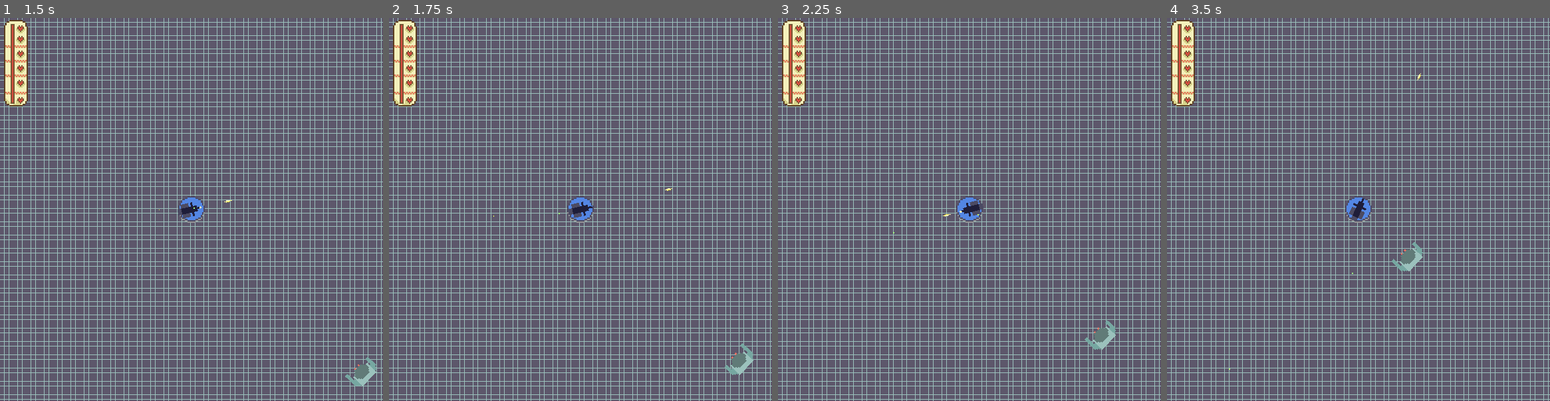
Above: before the commit, frames 1-4 (left to right).
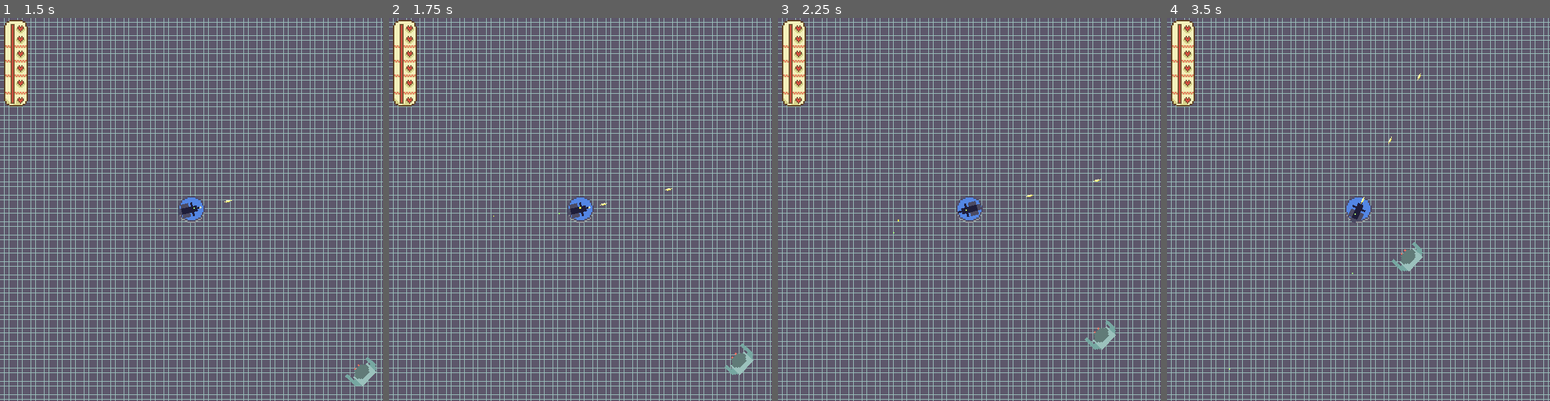
Above: after the commit, the same moments.

Repository: MARIUCHINAS/Turrets-Bluff
Game: Godot game, scene res://Scenes/main.tscn
Two runs of this game, one before a commit and one after it. Both use one fixed random seed, a clock stepped at 60 frames per second and the inputs below.
Inputs (mouse positions are in pixels of both pictures, inside the frame that each line leads up to):
- Up to frame 1 (1.5 s): click "Start Game" at 0.5 s; move the mouse to (275, 190) at 1.27 s; press the mouse at (275, 190) at 1.28 s
- Up to frame 2 (1.75 s): no input
- Up to frame 3 (2.25 s): move the mouse to (892, 228) at 2.02 s; release the mouse at (892, 228) at 2.03 s; click (892, 228) at 2.1 s
- Up to frame 4 (3.5 s): move the mouse to (1396, 125) at 2.77 s; press the mouse at (1396, 125) at 2.78 s

Frame 1 is identical in both runs. In frame 2, less than 0.1% of the frame differs, in the area x 46-57%, y 47-53%; in frame 3, less than 0.1%, in the area x 31-85%, y 42-54%; in frame 4, less than 0.1%.

Commit message:
Added Particles

Diff:
--- a/Scenes/bullet.tscn
+++ b/Scenes/bullet.tscn
@@ -33,3 +33,13 @@
 [node name="CollisionShape2D" type="CollisionShape2D" parent="."]
 rotation = 1.5708
 shape = SubResource("CapsuleShape2D_5x6sr")
+
+[node name="VisibleOnScreenNotifier2D" type="VisibleOnScreenNotifier2D" parent="."]
+
+[node name="Timer" type="Timer" parent="."]
+wait_time = 5.0
+one_shot = true
+autostart = true
+
+[connection signal="screen_exited" from="VisibleOnScreenNotifier2D" to="." method="_on_visible_on_screen_notifier_2d_screen_exited"]
+[connection signal="timeout" from="Timer" to="." method="_on_timer_timeout"]
--- a/Scenes/hud.tscn
+++ b/Scenes/hud.tscn
@@ -1,8 +1,9 @@
-[gd_scene load_steps=6 format=3 uid="uid://chceaf8tkfpsq"]
+[gd_scene load_steps=7 format=3 uid="uid://chceaf8tkfpsq"]
 
 [ext_resource type="FontFile" uid="uid://bbpgvbh3ux6wl" path="res://Fonts/Pixellari.ttf" id="1_csxf1"]
 [ext_resource type="Script" path="res://Scripts/hud.gd" id="1_t8sry"]
 [ext_resource type="PackedScene" uid="uid://dv88fc8miphr7" path="res://Scenes/health_bar.tscn" id="3_5fy4m"]
+[ext_resource type="AudioStream" uid="uid://hldri51pabod" path="res://Sounds/GameLoaded.wav" id="4_o7xxi"]
 
 [sub_resource type="FontVariation" id="FontVariation_nbjf2"]
 base_font = ExtResource("1_csxf1")
@@ -66,4 +67,7 @@
 offset_bottom = 67.0
 scale = Vector2(2, 2)
 
+[node name="StartedAudioStreamPlayer" type="AudioStreamPlayer" parent="."]
+stream = ExtResource("4_o7xxi")
+
 [connection signal="button_up" from="StartButton" to="." method="_on_start_button_button_up"]
--- a/Scenes/pad.tscn
+++ b/Scenes/pad.tscn
@@ -1,7 +1,8 @@
-[gd_scene load_steps=6 format=3 uid="uid://d3w4eve4fraue"]
+[gd_scene load_steps=7 format=3 uid="uid://d3w4eve4fraue"]
 
 [ext_resource type="Script" path="res://Scripts/pad.gd" id="1_1x5gt"]
 [ext_resource type="Texture2D" uid="uid://d308p5f4nn0eh" path="res://Art/TurretBluffTileSet.png" id="1_deuvh"]
+[ext_resource type="AudioStream" uid="uid://s7l6bicp6t83" path="res://Sounds/hitHurt.wav" id="3_v7uf8"]
 
 [sub_resource type="AtlasTexture" id="AtlasTexture_kx6sh"]
 atlas = ExtResource("1_deuvh")
@@ -34,3 +35,6 @@
 
 [node name="CollisionShape2D" type="CollisionShape2D" parent="."]
 shape = SubResource("CircleShape2D_rumks")
+
+[node name="DamagedAudioStreamPlayer" type="AudioStreamPlayer" parent="."]
+stream = ExtResource("3_v7uf8")
--- a/Scenes/zombie.tscn
+++ b/Scenes/zombie.tscn
@@ -28,6 +28,23 @@
 [sub_resource type="CircleShape2D" id="CircleShape2D_qap2i"]
 radius = 11.0454
 
+[sub_resource type="ParticleProcessMaterial" id="ParticleProcessMaterial_mpsxp"]
+emission_shape = 1
+emission_sphere_radius = 1.0
+particle_flag_disable_z = true
+spread = 180.0
+gravity = Vector3(10, 10, 10)
+initial_velocity_min = 31.58
+initial_velocity_max = 203.29
+angular_velocity_min = -90.94
+angular_velocity_max = 242.52
+orbit_velocity_min = 0.0
+orbit_velocity_max = 0.0
+scale_min = 0.0
+scale_max = 5.0
+color = Color(0.882353, 0.490196, 0.560784, 1)
+turbulence_enabled = true
+
 [node name="Zombie" type="CharacterBody2D"]
 texture_filter = 1
 scale = Vector2(2.5, 2.5)
@@ -39,3 +56,8 @@
 
 [node name="CollisionShape2D" type="CollisionShape2D" parent="."]
 shape = SubResource("CircleShape2D_qap2i")
+
+[node name="GPUParticles2D" type="GPUParticles2D" parent="."]
+emitting = false
+amount = 20
+process_material = SubResource("ParticleProcessMaterial_mpsxp")
--- a/Scripts/bullet.gd
+++ b/Scripts/bullet.gd
@@ -12,6 +12,16 @@
 
 	if collision:
 		if collision.get_collider().RealName == "Zombie":
+
 			$AnimatedSprite2D.hide()
 			await get_tree().create_timer(0.1).timeout
 			queue_free()
+
+
+
+func _on_visible_on_screen_notifier_2d_screen_exited():
+	queue_free()
+
+
+func _on_timer_timeout():
+	queue_free()
--- a/Scripts/hud.gd
+++ b/Scripts/hud.gd
@@ -7,6 +7,7 @@
 # Called when the node enters the scene tree for the first time.
 func _ready():
 	$HealthBar.hide()
+	$StartedAudioStreamPlayer.play()
 
 func hide_stuff():
 	$BackGroundColorRect.hide()
--- a/Scripts/main.gd
+++ b/Scripts/main.gd
@@ -5,30 +5,41 @@
 @export var BulletScene: PackedScene
 @export var ZombieScene: PackedScene
 
+@export var shootCooldown = 0.0
+@export var shootDelay = 0.3
+
 var hardness_mult = 1.0
 
 func _ready():
 	pass
 
+func emmit_player_particles():
+	$Player/GPUParticles2D.emitting = true
+	await get_tree().create_timer(0.2).timeout
+	$Player/GPUParticles2D.emitting = false
 
 func _process(delta):
 	if GameInProgress:
 
+		shootCooldown = max(0, shootCooldown - delta)
+
 		if $HUD.health <= 0:
 			restart_game()
 
-		if Input.is_action_just_pressed("shoot"):
-			#var mouse_position = get_viewport().get_mouse_position()
-			#var ScareZoneSpawnLocation = mouse_position
-			#var ScareZone = ScareZoneScene.instantiate()
-			#get_tree().get_root().add_child(ScareZone)
-			#ScareZone.position = ScareZoneSpawnLocation
-
+		if Input.is_action_pressed("shoot") and shootCooldown <= 0:
+			# Perform the shooting action
 			var BulletSpawnLocation = $Player.position
 			var Bullet = BulletScene.instantiate()
 			get_tree().get_root().add_child(Bullet)
 			Bullet.position = BulletSpawnLocation
 			Bullet.look_at(get_viewport().get_mouse_position())
+
+			$Player/ShootAudioStreamPlayer.play()
+
+			$Player/AnimatedSprite2D.animation = "shoot"
+			emmit_player_particles()
+			# Reset the cooldown
+			shootCooldown = shootDelay
 
 
 func restart_game():
@@ -50,6 +61,7 @@
 	$ZombieSpawnTimer.start()
 	GameInProgress = true
 
+
 func spawn_zombie():
 	$ZombieSpawnPath2D/ZombieSpawnPathFollow2D.progress_ratio = randf()
 	var ZombieSpawnLocation = $ZombieSpawnPath2D/ZombieSpawnPathFollow2D.position
@@ -57,15 +69,12 @@
 	get_tree().get_root().add_child(Zombie)
 	Zombie.position = ZombieSpawnLocation
 
-func _on_pad_area_entered(area):
-	print(area.name)
-	print("pront")
-
 
 func _on_pad_body_entered(body):
 	if body.RealName == "Zombie":
 		if body:
 			body.queue_free()
+		$Pad/DamagedAudioStreamPlayer.play()
 		$HUD.health -= 20
 		print("Heath ", $HUD/HealthBar.value)
 
--- a/Scripts/player.gd
+++ b/Scripts/player.gd
@@ -3,6 +3,9 @@
 var GameInProgress = false
 
 var RealName = "Player"
+
+var shootCooldown = 0.0
+var shootDelay = 0.3
 
 func _ready():
 	pass
@@ -11,19 +14,12 @@
 	$ShootTimer.start()
 
 
-func _physics_process(delta):
+func _process(delta):
 	if GameInProgress:
+
+		shootCooldown = max(0, shootCooldown - delta)
+
 		look_at(get_global_mouse_position())
-
-		if Input.is_action_just_pressed("shoot"):
-			$ShootAudioStreamPlayer.play()
-
-			$AnimatedSprite2D.animation = "shoot"
-			$GPUParticles2D.emitting = true
-			await get_tree().create_timer(0.2).timeout
-			$GPUParticles2D.emitting = false
-
-
 
 
 func _on_shoot_timer_timeout():
--- a/Scripts/zombie.gd
+++ b/Scripts/zombie.gd
@@ -15,6 +15,15 @@
 
 	if collision:
 		if collision.get_collider().RealName == "Bullet":
+			$CollisionShape2D.disabled = true
+			$AnimatedSprite2D.hide()
+			$CollisionShape2D.hide()
+
+			$GPUParticles2D.emitting = true
+			await get_tree().create_timer(0.4).timeout
+			$GPUParticles2D.emitting = false
+			await await get_tree().create_timer(0.3).timeout
+
 			queue_free()
 
 func _ready():
Not shown: 1 places in Scenes/zombie.tscn that only renumber resources
Not shown, added: Sounds/GameLoaded.wav
Not shown, added: Sounds/hitHurt.wav
